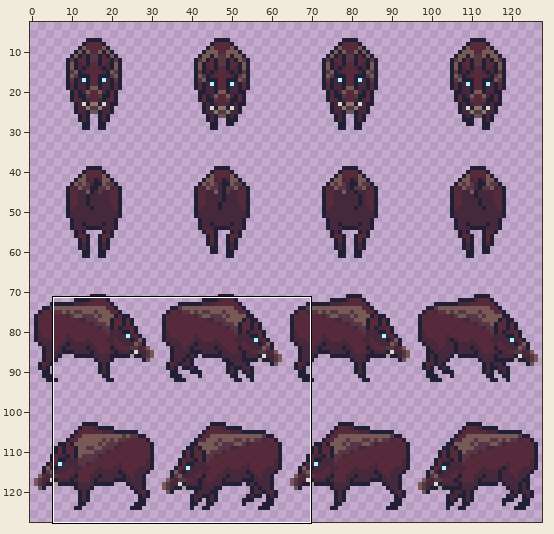
Two states of a sprite sheet, Resources/Textures/_Impstation/Mobs/Animals/boar.rsi/boar_moving.png. The first picture is a wide view before the edit; the outline marks the close-up.
Close-up. The starting point:
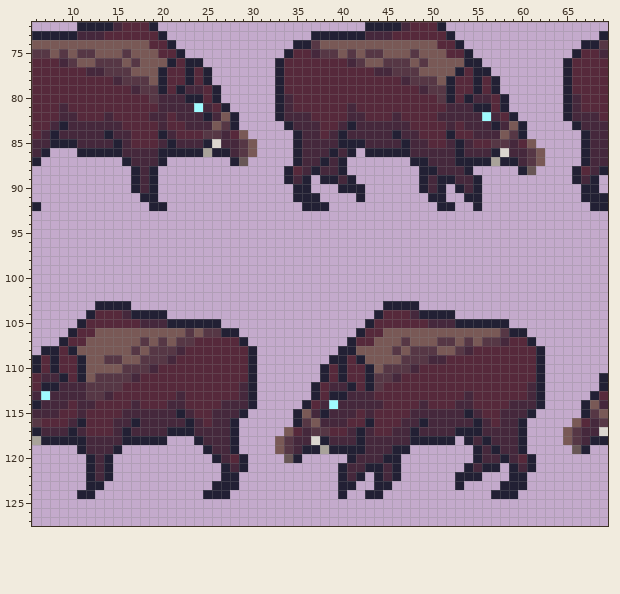
The file is 128x128 pixels. Shown: x 6..69, y 72..127. The wide view leaves out empty margins. The commit also changed other parts of the picture, which this record leaves out.
Once edited:
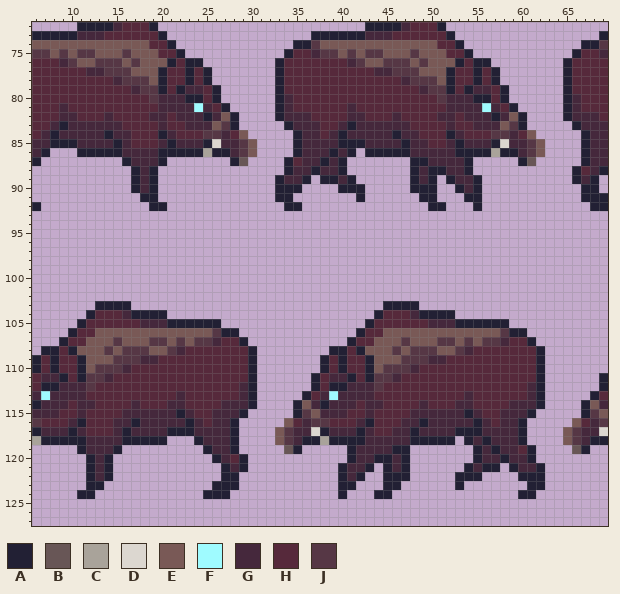
Palette (. is transparent): A #222034  B #685656  C #a9a39a  D #dcd7d0  E #795956  F #9ffbff  G #45283c  H #56293b  J #563745
Changes in this commit:
Changed rows in their new state; - is an unchanged pixel.
first column x 33:
 76 --------------------AH-A------
 77 -------------------AH--HA-----
 79 ---------------------AGGHA----
 80 -------------------GGGAA------
 81 ----------------------GFGHA---
 82 --------------------H--GAGEA--
 83 ---------------------H--GEJ---
 84 --------------------G-HHJJGHE-
 85 ----------------------GGAD-GJE
 86 ---------------------AAACAA---
 87 -AH-----------------G-.....AB.
 88 --G------------AG-A--------..-
 89 AG-------------AGA.-----------
 90 AA-.-----------A-A.-----------
 91 AA...-----------A-.-----------
 92 -AA...-----------A-.----------
first column x 12:
106 -----------E-E-------------------------------------
107 ---J--EJ---EJJG------------------------------------
108 --J-J-JEE------------------A-HA--------------------
109 --E-JJGGHH----------------AH--HA-------------------
110 -JJJGHHH-------------------------------------------
111 J-GHHH-------------------AHGGA---------------------
112 -HHH-----------------------AAGGG-------------------
113 HHH---------------------AHGFG----------------------
114 -----------------------AEGAG--H--------------------
115 ------------------------JEG--H---------------------
116 ----------------------EHGJJHH-G--------------------
117 ---------------------EJG-DAGG----------------------
118 ------------------------AACAAA---------------------
119 ---------------------.BA.....-G-----------------HA-
120 ----------------------..--------A-GA------------G--
121 --------------------------------.AGA-------------GA
122 --------------------------------.A-A-----------.-AA
123 --------------------------------.-A-----------...AA
124 -------------------------------.-A-----------...AA-
Changed places in both close-ups, as pixel boxes (x1, y1, x2, y2):
changed: (410, 58, 545, 211)
changed: (275, 157, 329, 211)
changed: (86, 328, 221, 400)
changed: (275, 346, 410, 499)
changed: (491, 445, 545, 499)
